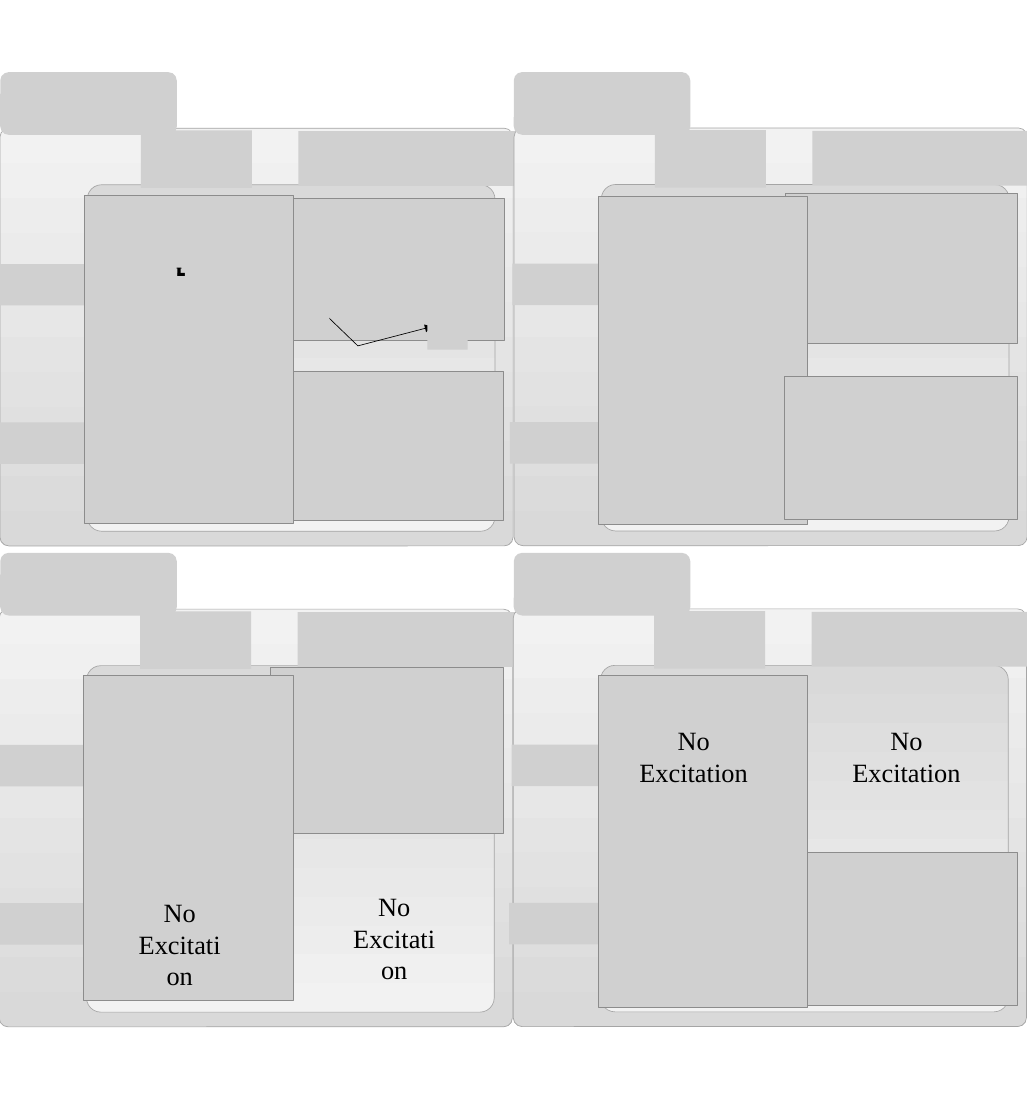
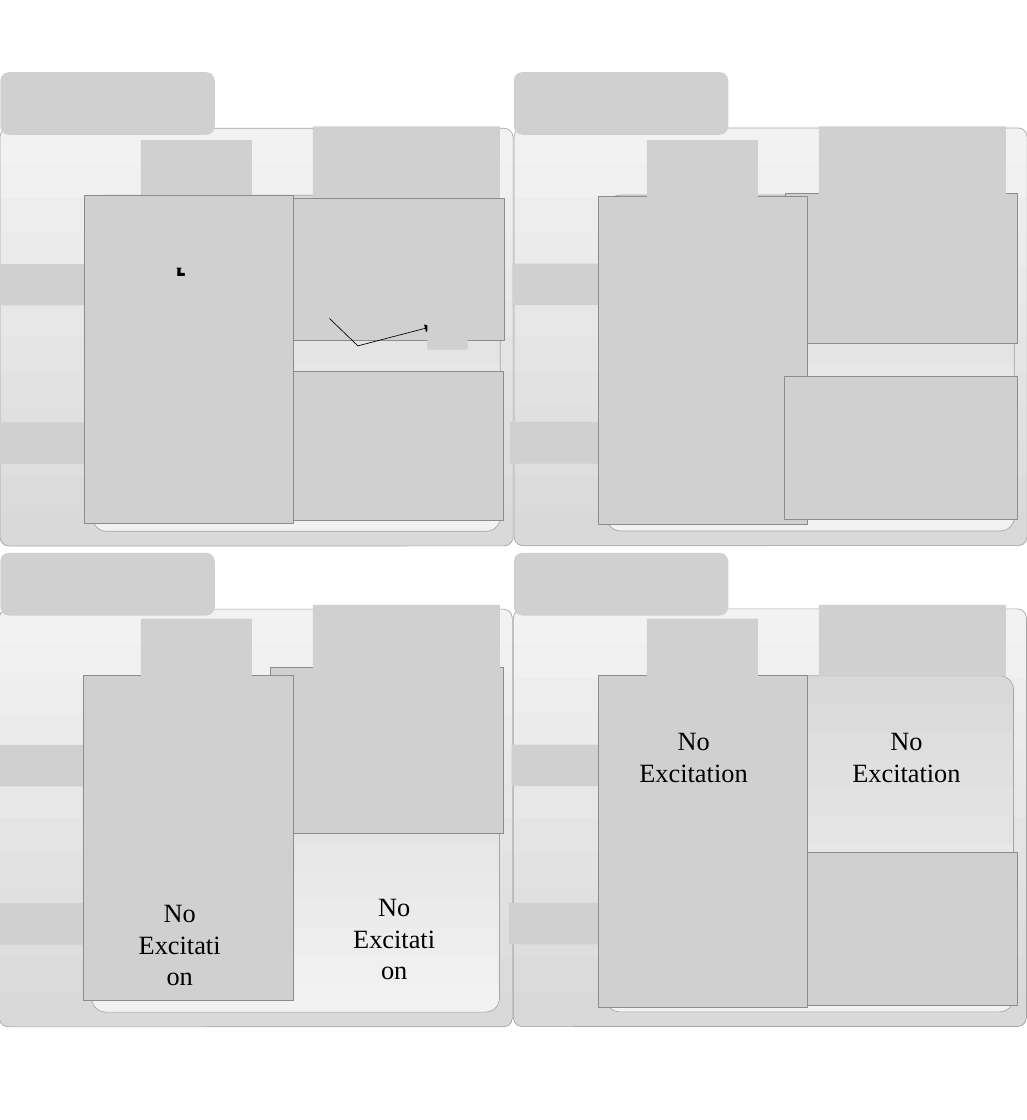
Before and after one commit to Liubroke13/Main_code, a slide deck: slide 6 of Final/Figures/wavepacket_l=0.pptx. Drawn at 1027x1120 pixels with LibreOffice and Linux fonts; fonts in the diff are those of the drawing; grey boxes stand for pictures. Boxes give left, top, right and bottom in pixels: in the first picture for what was removed or moved away, otherwise in the second. Text is boxed around its words. In the diff, an @@ line names an element or a change of style, - is before the commit and + after.

```diff
--- a/Final/Figures/wavepacket_l=0.pptx
+++ b/Final/Figures/wavepacket_l=0.pptx
@@ picture: place and size @@
-picture at box(0, 72, 176, 135)
+picture at box(0, 72, 214, 135)
@@ picture: place and size @@
-picture at box(514, 72, 690, 135)
+picture at box(514, 72, 728, 135)
@@ picture: place and size @@
-picture at box(141, 131, 252, 189)
+picture at box(141, 140, 252, 198)
@@ picture: place and size @@
-picture at box(299, 131, 522, 186)
+picture at box(313, 126, 500, 197)
@@ picture: place and size @@
-picture at box(655, 130, 766, 188)
+picture at box(647, 140, 758, 198)
@@ picture: place and size @@
-picture at box(813, 131, 1027, 186)
+picture at box(819, 126, 1006, 197)
@@ rounded rectangle: place and size @@
-rounded rectangle at box(87, 185, 495, 531)
+rounded rectangle at box(93, 195, 501, 531)
@@ rounded rectangle: place and size @@
-rounded rectangle at box(601, 185, 1009, 531)
+rounded rectangle at box(607, 195, 1015, 531)
@@ picture: place and size @@
-picture at box(0, 553, 176, 615)
+picture at box(0, 553, 214, 615)
@@ picture: place and size @@
-picture at box(514, 553, 690, 615)
+picture at box(514, 553, 728, 615)
@@ picture: place and size @@
-picture at box(140, 612, 251, 669)
+picture at box(141, 618, 252, 676)
@@ picture: place and size @@
-picture at box(298, 612, 521, 667)
+picture at box(313, 605, 500, 676)
@@ picture: place and size @@
-picture at box(654, 611, 765, 669)
+picture at box(647, 618, 758, 676)
@@ picture: place and size @@
-picture at box(812, 612, 1027, 667)
+picture at box(819, 605, 1006, 676)
@@ rounded rectangle: place and size @@
-rounded rectangle at box(86, 666, 494, 1012)
+rounded rectangle at box(92, 676, 500, 1012)
@@ rounded rectangle: place and size @@
-rounded rectangle at box(601, 666, 1009, 1012)
+rounded rectangle at box(606, 676, 1014, 1012)
```
Also in this commit, not shown: 21 other files.
